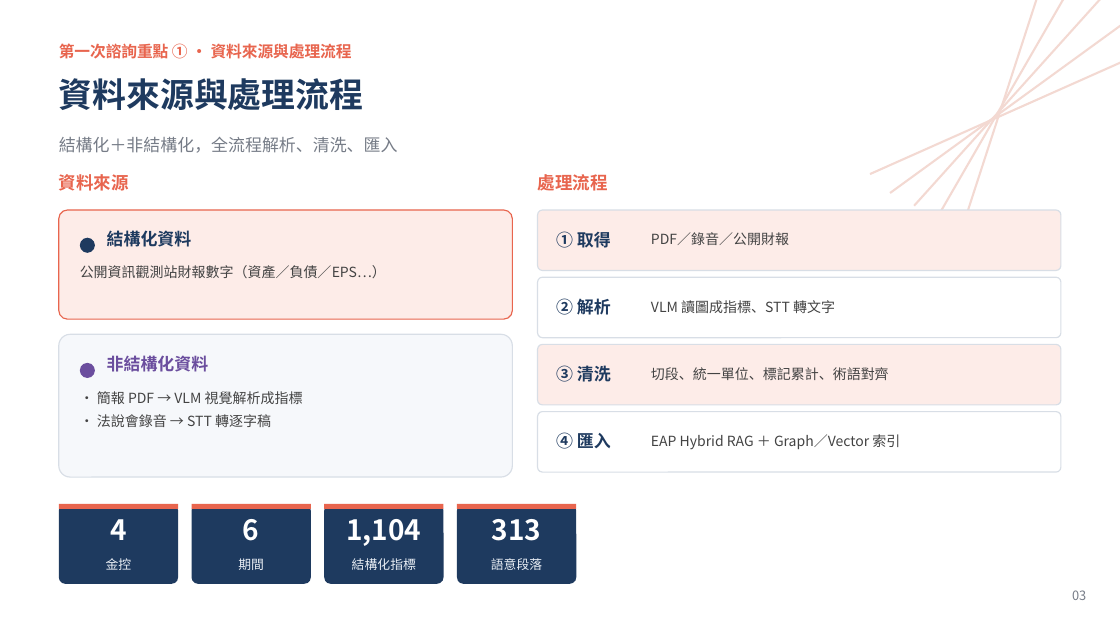
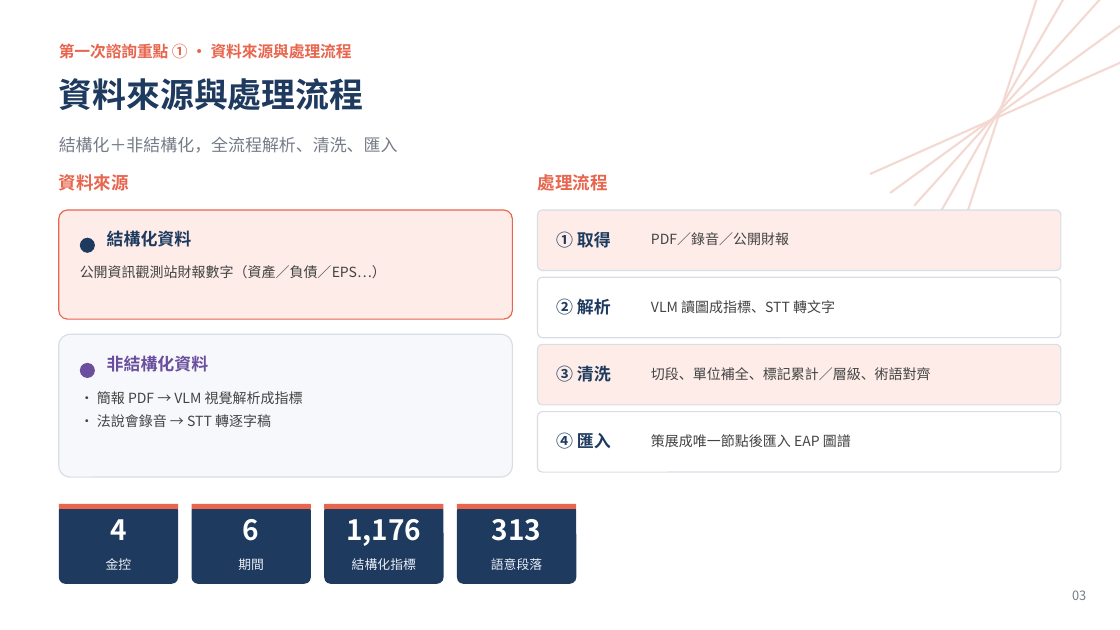
Before and after one commit to WangChiaChen/hybrid-rag-project, a slide deck: slide 3 of 顧問簡報_升級版.pptx. Drawn at 1120x630 pixels with LibreOffice and Linux fonts; fonts in the diff are those of the drawing. Boxes give left, top, right and bottom in pixels: in the first picture for what was removed or moved away, otherwise in the second. Text is boxed around its words. In the diff, an @@ line names an element or a change of style, - is before the commit and + after.

```diff
--- a/顧問簡報_升級版.pptx
+++ b/顧問簡報_升級版.pptx
@@ text at box(651, 367, 931, 380): text changed @@
-切段、統一單位、標記累計、術語對齊
+切段、單位補全、標記累計／層級、術語對齊
@@ text at box(651, 434, 851, 447): text changed @@
-EAP Hybrid RAG ＋ Graph／Vector 索引
+策展成唯一節點後匯入 EAP 圖譜
@@ text at box(346, 519, 421, 546): text changed @@
-1,104
+1,176
```
Also in this commit, not shown: 6 other slides changed, 1 slide added, 5 other files.
